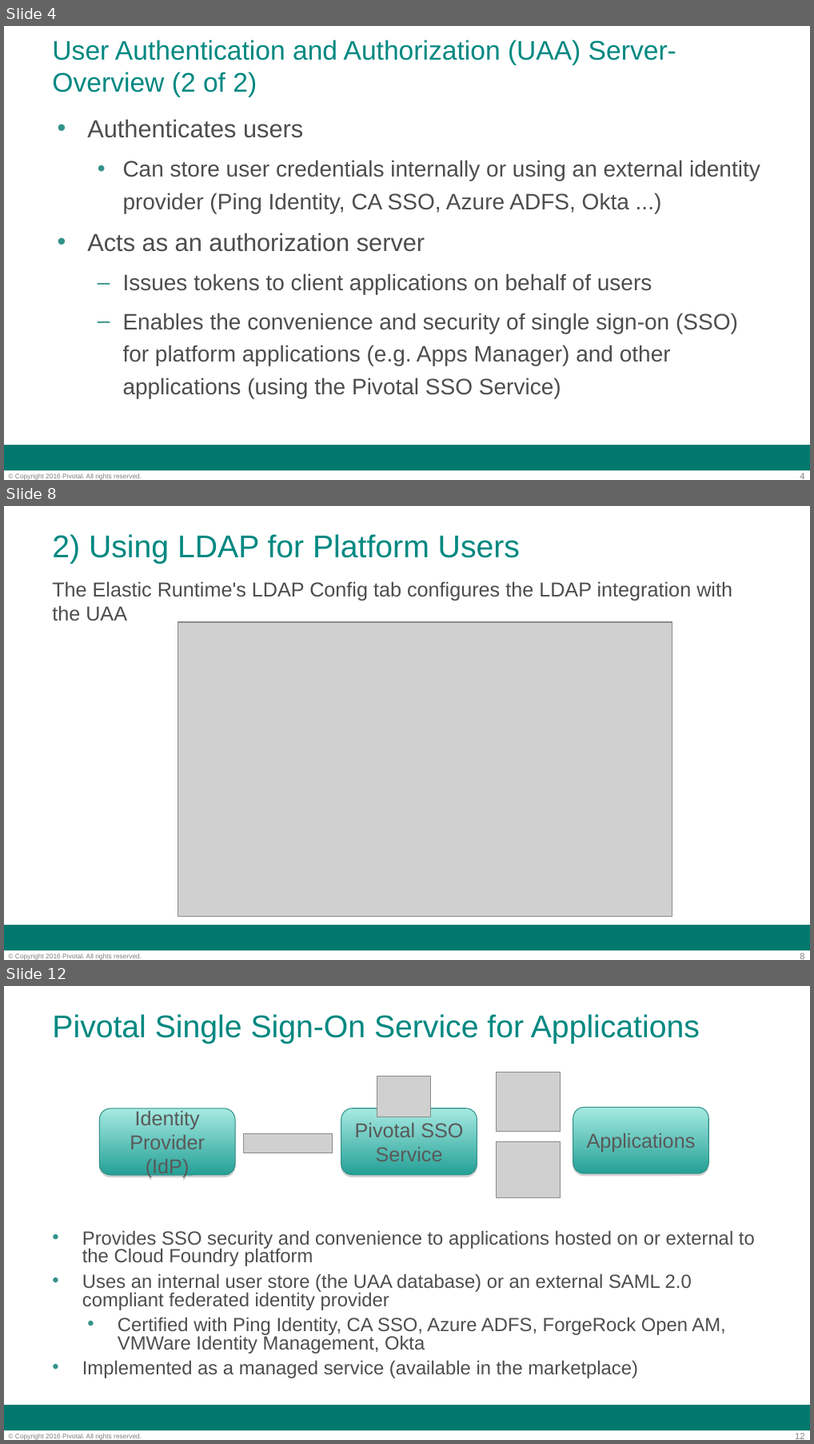
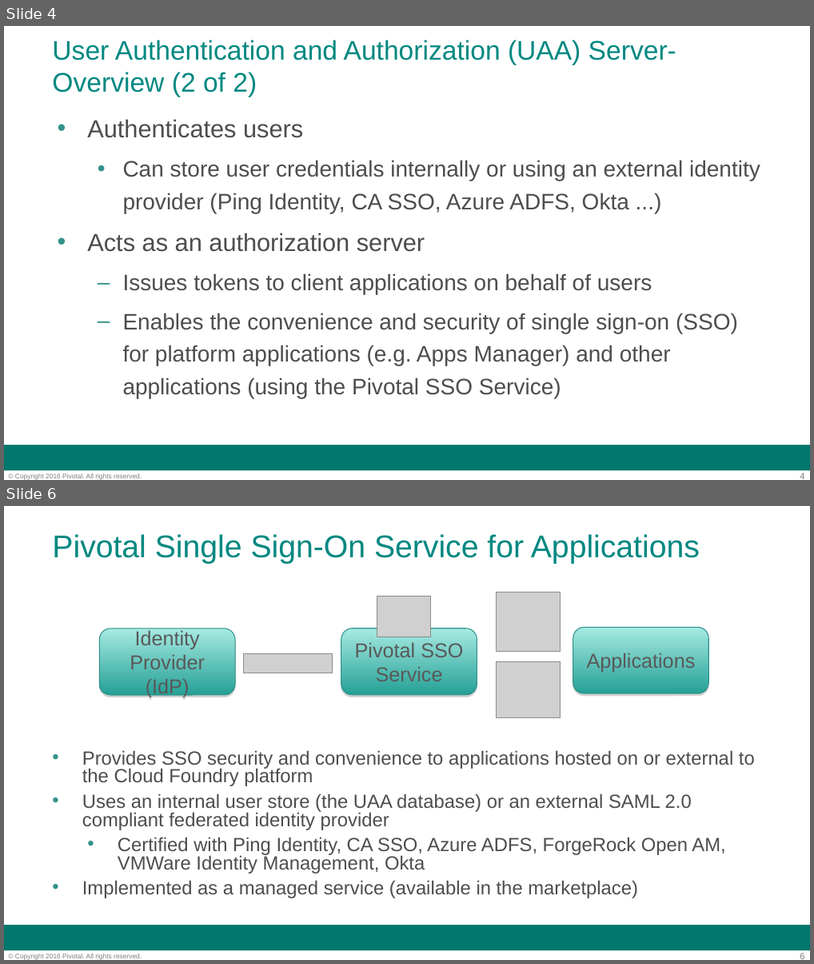
Before and after one commit to codehopper-uk/pcf-workshop, a slide deck: applications/slides/day-2/09.2-security-and-sso.ppt. Shown one above the other, each under a label of ours: slides 4, 8 and 12 before the commit, slides 4 and 6 after it; the slides between them are not shown. The pictures are 814x1444 and 814x964 pixels, drawn with LibreOffice and Linux fonts; fonts in the diff are those of the drawing; grey boxes stand for pictures; background and template pictures are left out. Boxes give left, top, right and bottom in pixels: in the first picture for what was removed or moved away, otherwise in the second. Text is boxed around its words. In the diff, an @@ line names an element or a change of style, - is before the commit and + after.

```diff
--- a/applications/slides/day-2/09.2-security-and-sso.ppt
+++ b/applications/slides/day-2/09.2-security-and-sso.ppt
@@ slide 8 removed at <box>4,506,810,960</box>, background #FFFFFF; not listed: 3 template elements that a slide beside it also shows @@
@@ title removed at <box>52,534,520,564</box> @@
-2) Using LDAP for Platform Users
@@ text removed at <box>52,581,733,620</box> @@
-The Elastic Runtime's LDAP Config tab configures the LDAP integration with the UAA
@@ picture removed at <box>178,622,673,916</box> @@
@@ what was slide 12 is now slide 6 @@
@@ page number at <box>800,952,805,959</box>: text changed @@
-12
+6
```
Also in this commit, not shown: 2 slides changed, 5 other slides removed, 4 other files.
